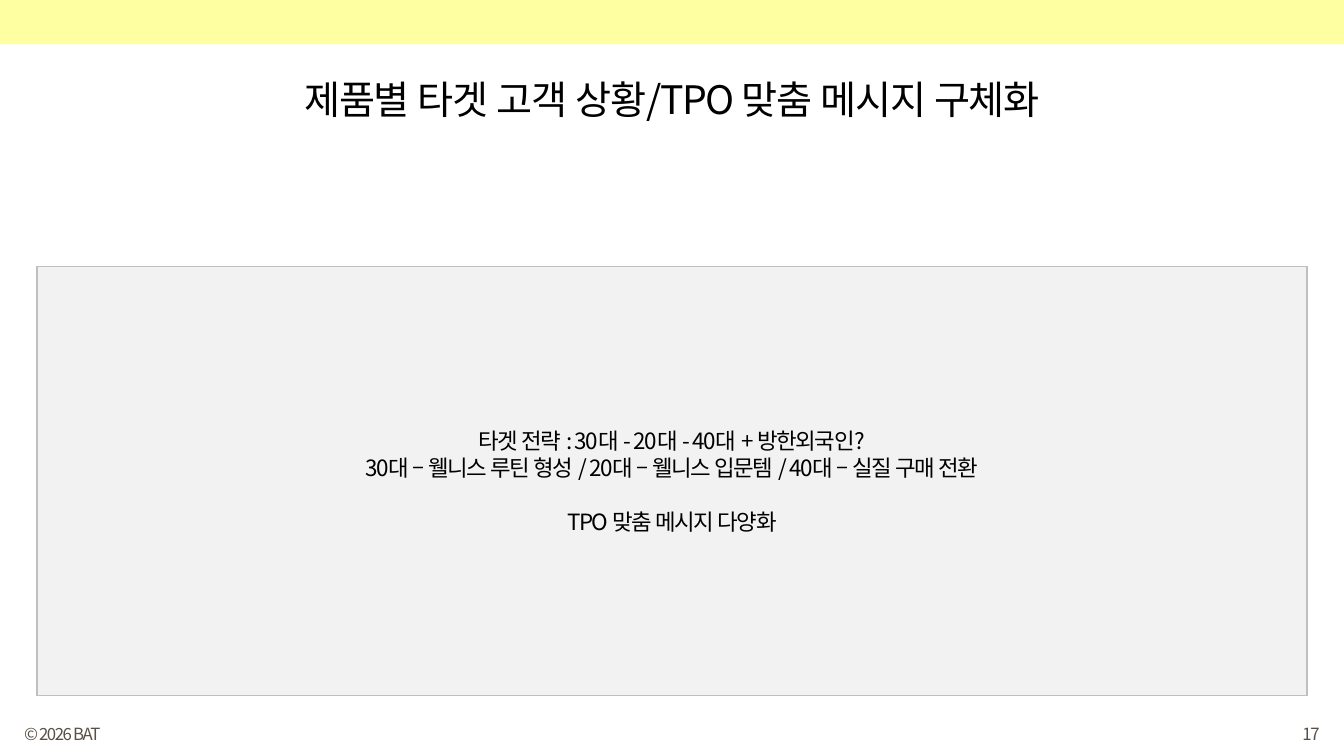
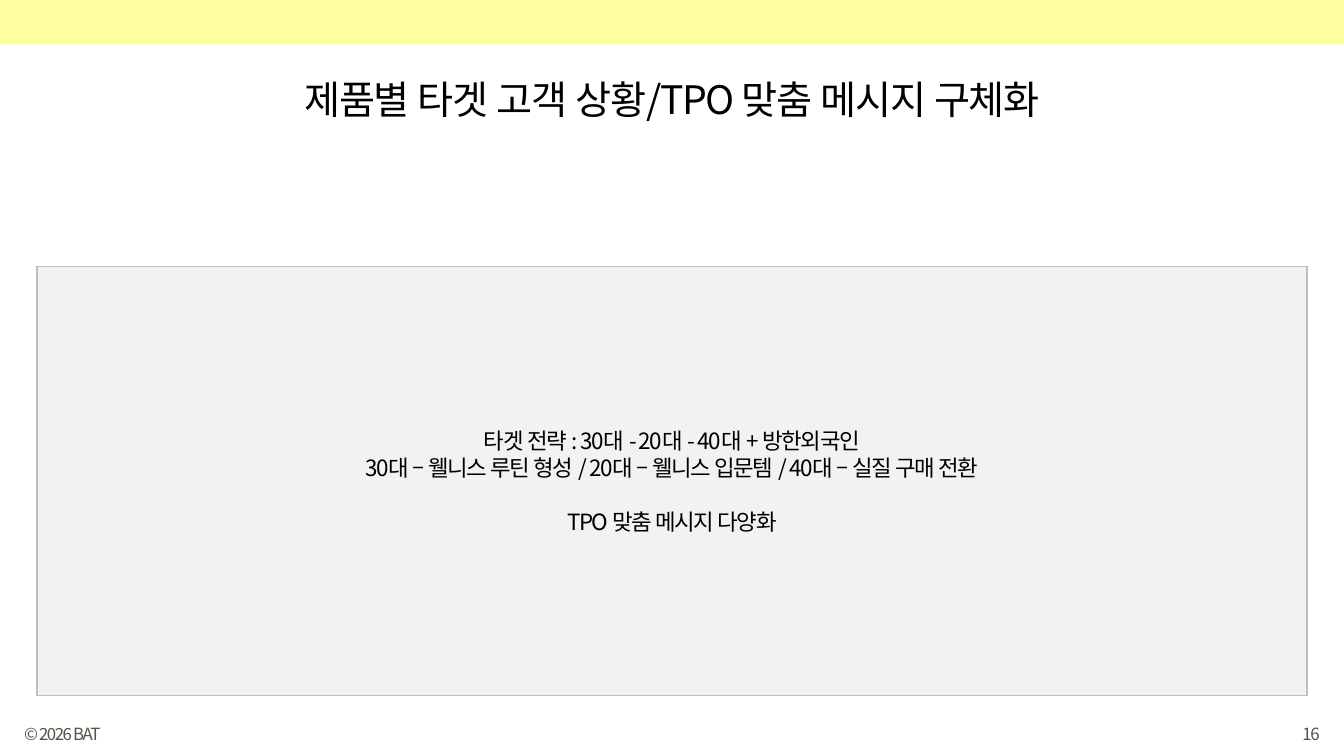
Before and after one commit to bat-han-26/oy_all-the-better_proposal, a slide deck: slide 16 of proposal/올더베러_제안덱_병합본.pptx (slide 17 before the commit). Drawn at 1344x756 pixels with LibreOffice and Linux fonts; fonts in the diff are those of the drawing. Boxes give left, top, right and bottom in pixels: in the first picture for what was removed or moved away, otherwise in the second. Text is boxed around its words. In the diff, an @@ line names an element or a change of style, - is before the commit and + after.

```diff
--- a/proposal/올더베러_제안덱_병합본.pptx
+++ b/proposal/올더베러_제안덱_병합본.pptx
@@ text in rectangle at <box>484,430,860,451</box>: text changed @@
-타겟 전략 : 30대 - 20대 - 40대 + 방한외국인?
+타겟 전략 : 30대 - 20대 - 40대 + 방한외국인
@@ page number at <box>1302,727,1319,740</box>: text changed @@
-17
+16
```
Also in this commit, not shown: 16 other slides changed, 2 other files.
